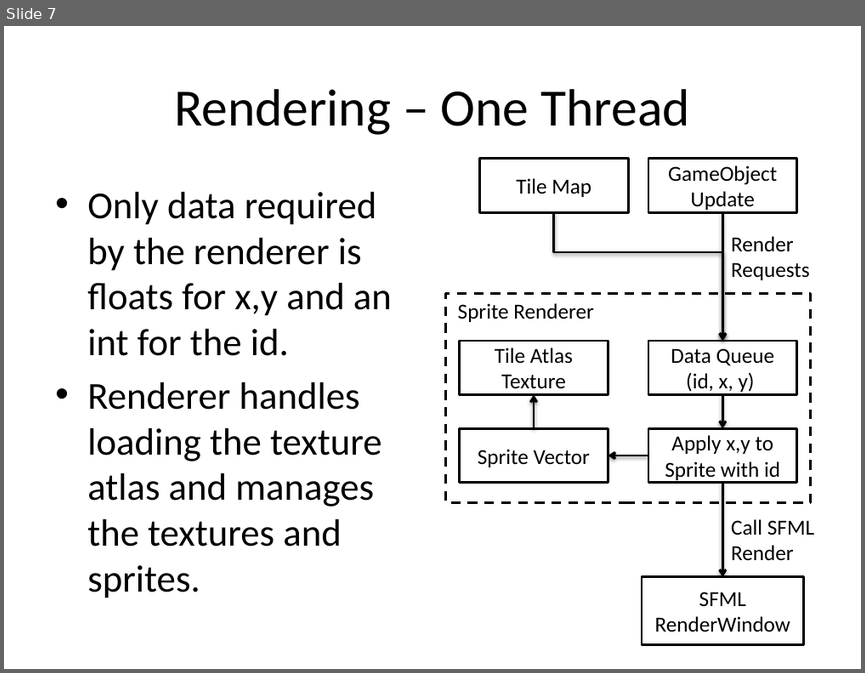
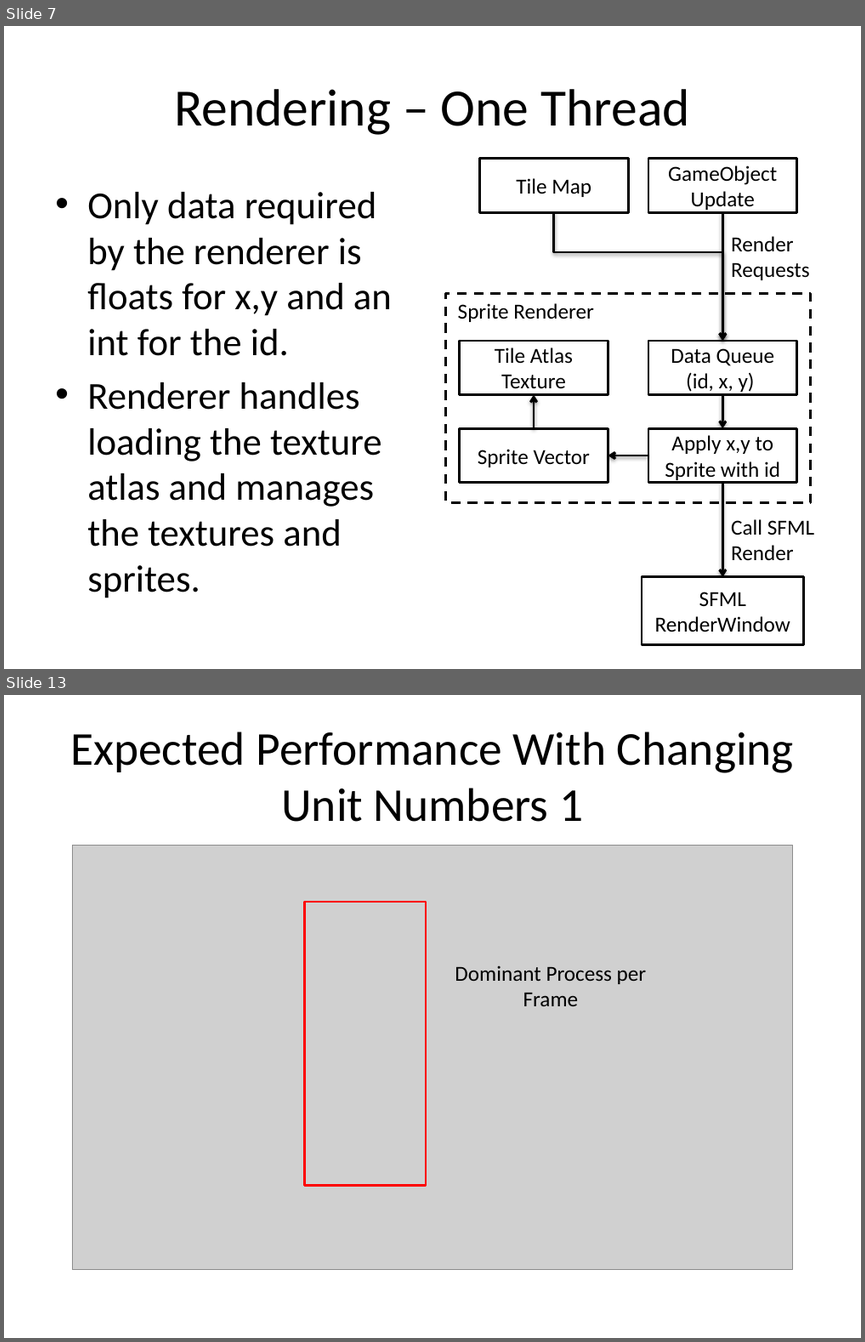
Before and after one commit to jammy2232/CMP202, a slide deck: documentation/CMP202 – Data and Algorithms 2.pptx. Shown one above the other, each under a label of ours: slide 7 before the commit, slides 7 and 13 after it; the slides between them are not shown. The pictures are 865x673 and 865x1342 pixels, drawn with LibreOffice and Linux fonts; fonts in the diff are those of the drawing; grey boxes stand for pictures. Boxes give left, top, right and bottom in pixels: in the first picture for what was removed or moved away, otherwise in the second. Text is boxed around its words. In the diff, an @@ line names an element or a change of style, - is before the commit and + after.

```diff
--- a/documentation/CMP202 – Data and Algorithms 2.pptx
+++ b/documentation/CMP202 – Data and Algorithms 2.pptx
@@ slide 13 added at bbox=[4, 695, 861, 1338], background #FFFFFF @@
@@ title added at bbox=[70, 732, 794, 822], 39.6 pt, text #000000 @@
+Expected Performance With Changing Unit Numbers 1
@@ picture added at bbox=[73, 845, 792, 1269] @@
@@ rectangle added at bbox=[304, 902, 426, 1185], outline #FF0000 2 pt @@
@@ text added at bbox=[454, 965, 646, 1006], 18 pt, text #000000 @@
+Dominant Process per Frame
```
Also in this commit, not shown: 5 slides changed, 6 other slides added, 20 other files.
